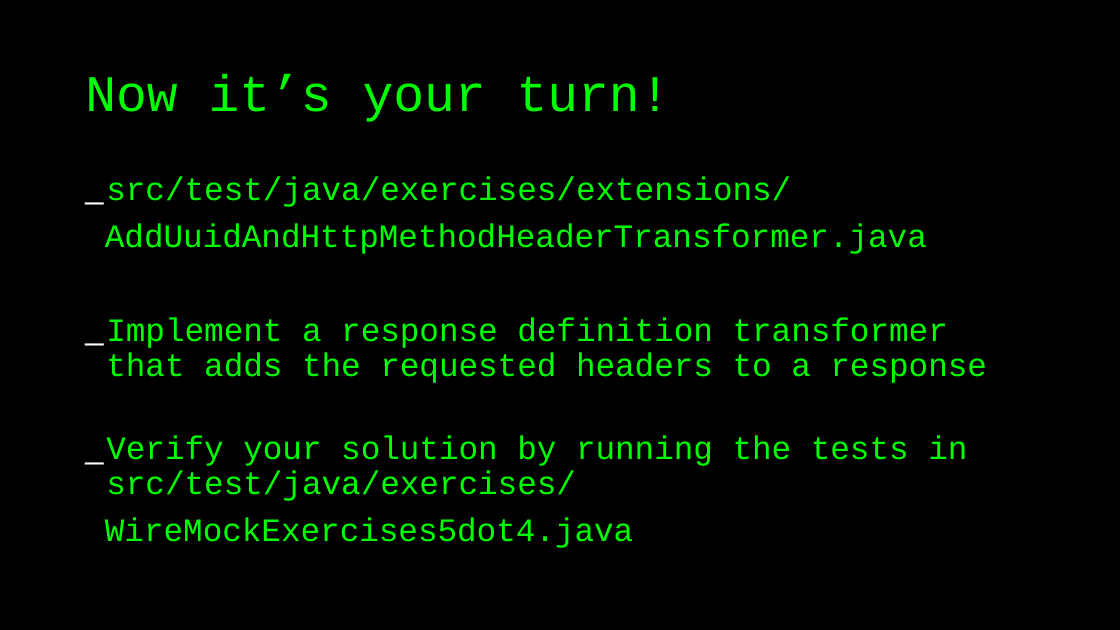
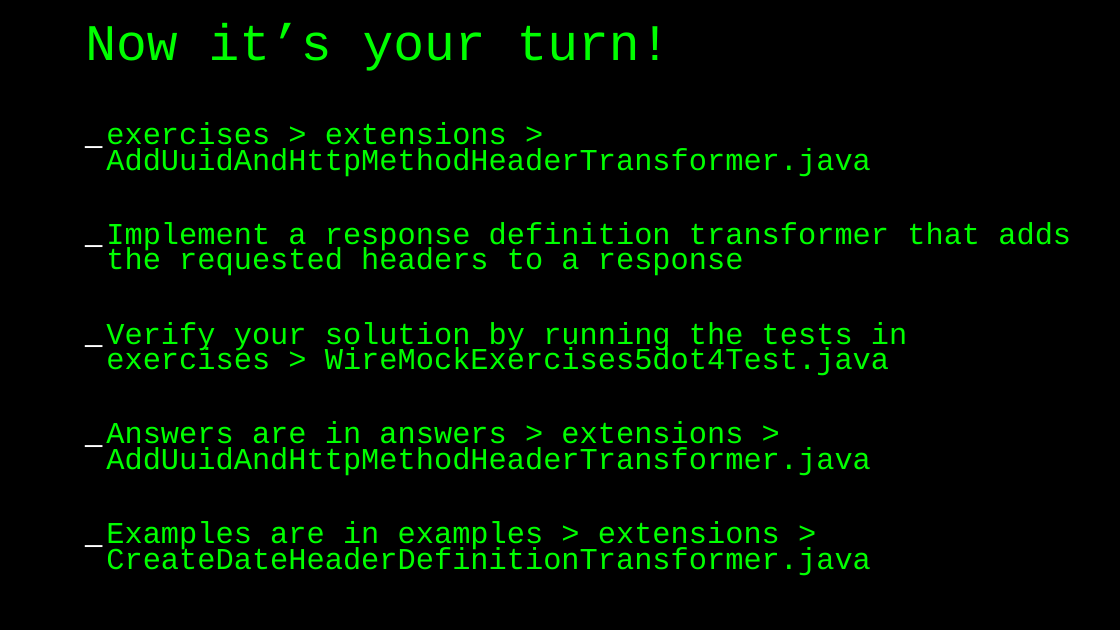
Before and after one commit to basdijkstra/wiremock-workshop, a slide deck: slide 78 of wiremock_workshop.odp (slide 72 before the commit). Drawn at 1120x630 pixels with LibreOffice and Linux fonts; fonts in the diff are those of the drawing. Boxes give left, top, right and bottom in pixels: in the first picture for what was removed or moved away, otherwise in the second. Text is boxed around its words. In the diff, an @@ line names an element or a change of style, - is before the commit and + after.

```diff
--- a/wiremock_workshop.odp
+++ b/wiremock_workshop.odp
@@ title "Now it’s your turn!": place and size @@
-title "Now it’s your turn!" at bbox=[85, 73, 671, 122]
+title "Now it’s your turn!" at bbox=[85, 22, 671, 71]
@@ text "exercises > extensions > AddUuidAndHttpMethodHeaderTransform ...": place and size @@
-text "exercises > extensions > AddUuidAndHttpMethodHeaderTransform ..." at bbox=[105, 176, 987, 548]
+text "exercises > extensions > AddUuidAndHttpMethodHeaderTransform ..." at bbox=[106, 122, 1071, 576]
@@ text at bbox=[106, 122, 871, 177]: text changed; size 28 to 26 pt @@
-_ src/test/java/exercises/extensions/
-AddUuidAndHttpMethodHeaderTransformer.java
+_ exercises > extensions > AddUuidAndHttpMethodHeaderTransformer.java
@@ text at bbox=[106, 222, 1071, 276]: size 28 to 26 pt in "Implement a response definition transformer that adds ..."; line spacing 0.9 to 0.7 @@
@@ text at bbox=[106, 322, 907, 576]: text changed; size 28 to 26 pt @@
-_ Verify your solution by running the tests in src/test/java/exercises/
-WireMockExercises5dot4.java
+_ Verify your solution by running the tests in exercises > WireMockExercises5dot4Test.java
+_ Answers are in answers > extensions > AddUuidAndHttpMethodHeaderTransformer.java
+_ Examples are in examples > extensions > CreateDateHeaderDefinitionTransformer.java
```
Also in this commit, not shown: 18 other slides changed, 7 slides added, 1 slide removed, 2 other files.
